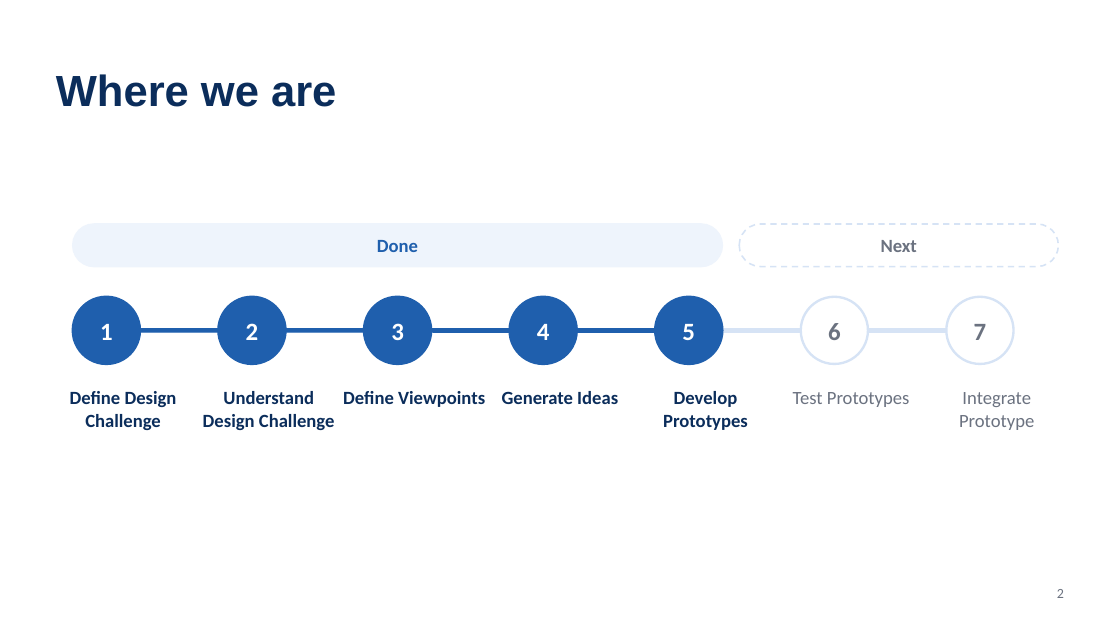
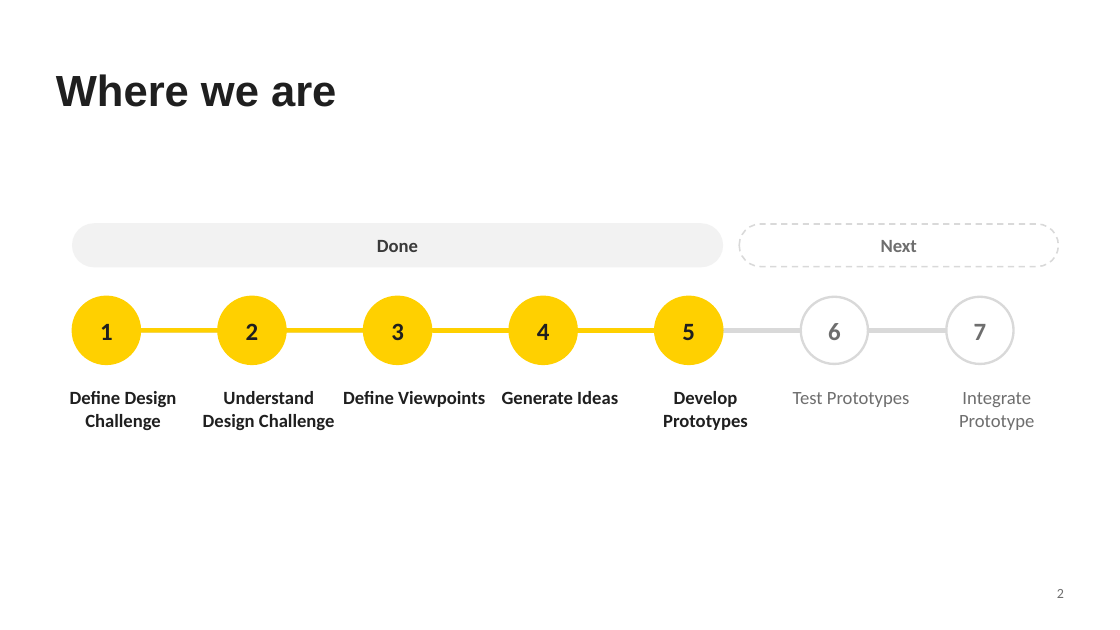
Before and after one commit to niv1999/liebherr-hackathon-2026, a slide deck: slide 2 of Liebherr5_DesignThinking_Journey.pptx. Drawn at 1120x630 pixels with LibreOffice and Linux fonts; fonts in the diff are those of the drawing. Boxes give left, top, right and bottom in pixels: in the first picture for what was removed or moved away, otherwise in the second. Text is boxed around its words. In the diff, an @@ line names an element or a change of style, - is before the commit and + after.

```diff
--- a/Liebherr5_DesignThinking_Journey.pptx
+++ b/Liebherr5_DesignThinking_Journey.pptx
@@ text "Done" at [377, 240, 418, 252]: text colour #1F5FAD to #3A3A3A @@
@@ rounded rectangle at [73, 224, 722, 267]: fill #EEF4FC to #F2F2F2; outline #EEF4FC 1 pt to #F2F2F2 1 pt @@
@@ text colour #6B7280 to #6E6E6E in 6 elements at [1057, 589, 1064, 598], [828, 323, 841, 340], [793, 392, 910, 407], [974, 324, 987, 340], [959, 392, 1034, 430], [881, 240, 917, 252] @@
@@ rounded rectangle at [739, 224, 1058, 267]: outline #D6E3F5 1 pt dashed to #D9D9D9 1 pt dashed @@
@@ text colour #FFFFFF to #1F1F1F in 5 elements at [100, 324, 113, 340], [246, 323, 259, 340], [391, 323, 404, 340], [537, 324, 550, 340], [682, 324, 695, 340] @@
@@ fill #1F5FAD to #FFD000; outline #1F5FAD 1.5 pt to #FFD000 1.5 pt in 5 elements at [73, 297, 140, 364], [218, 297, 286, 364], [364, 297, 431, 364], [510, 297, 577, 364], [655, 297, 722, 364] @@
@@ ellipse at [801, 297, 868, 364]: outline #D6E3F5 1.5 pt to #D9D9D9 1.5 pt @@
@@ ellipse at [946, 297, 1014, 364]: outline #D6E3F5 1.5 pt to #D9D9D9 1.5 pt @@
@@ line (106, 330) - (980, 330): stroke #D6E3F5 3 pt to #D9D9D9 3 pt @@
@@ line (106, 330) - (689, 330): stroke #1F5FAD 3 pt to #FFD000 3 pt @@
@@ text colour #0B2D5B to #1F1F1F in 6 elements at [56, 74, 336, 107], [70, 391, 177, 430], [203, 391, 335, 430], [343, 391, 485, 407], [502, 391, 618, 404], [663, 391, 748, 430] @@
```
Also in this commit, not shown: 17 other slides changed, 1 other file.
